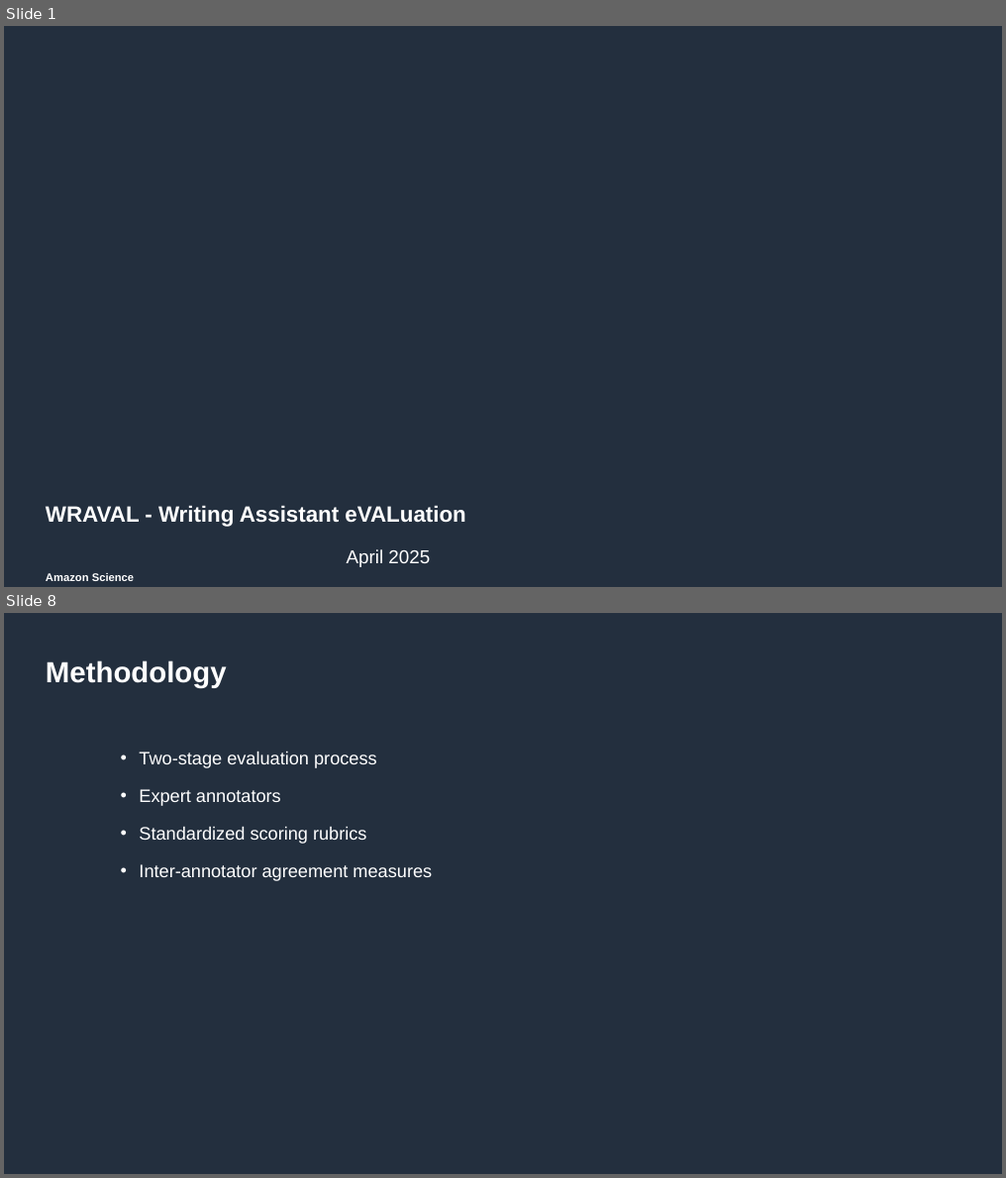
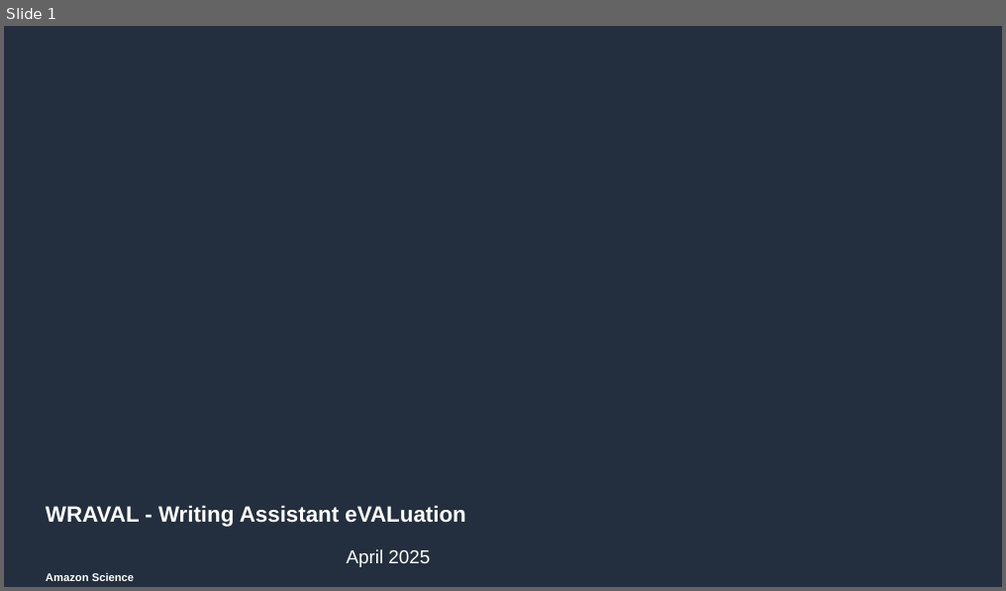
Before and after one commit to amazon-science/wraval, a slide deck: resources/wraval_presentation.pptx. Shown one above the other, each under a label of ours: slides 1 and 8 before the commit, slide 1 after it; the slides between them are not shown. The pictures are 1006x1178 and 1006x591 pixels, drawn with LibreOffice and Linux fonts; fonts in the diff are those of the drawing; background and template pictures are left out. Boxes give left, top, right and bottom in pixels: in the first picture for what was removed or moved away, otherwise in the second. Text is boxed around its words. In the diff, an @@ line names an element or a change of style, - is before the commit and + after.

```diff
--- a/resources/wraval_presentation.pptx
+++ b/resources/wraval_presentation.pptx
@@ slide 8 removed at (4,613,1002,1174), background #232F3E @@
@@ title removed at (46,661,227,688) @@
-Methodology
@@ text removed at (139,751,432,881) @@
-• Two-stage evaluation process
-• Expert annotators
-• Standardized scoring rubrics
-• Inter-annotator agreement measures
```
Also in this commit, not shown: 6 slides changed, 12 slides added, 4 other slides removed, 5 other files.
